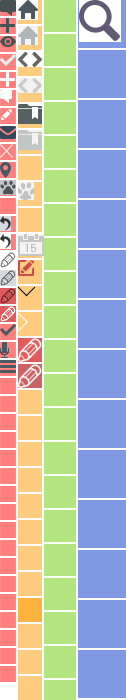
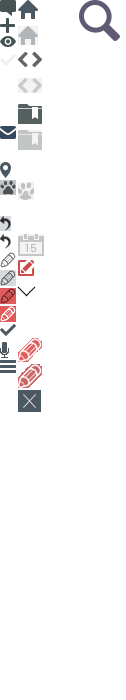
Two versions of the same layered image (126x700). Layer-by-layer changes:
painted on "Layer 32" over left=18, top=364, right=42, bottom=388
added layer "Layer 42" in group "24" over left=18, top=390, right=41, bottom=412
painted on "Layer 6" over left=18, top=338, right=42, bottom=362
hid group "grid" (113 layers) over left=0, top=0, right=126, bottom=700
painted on "bg" over left=18, top=364, right=39, bottom=381
